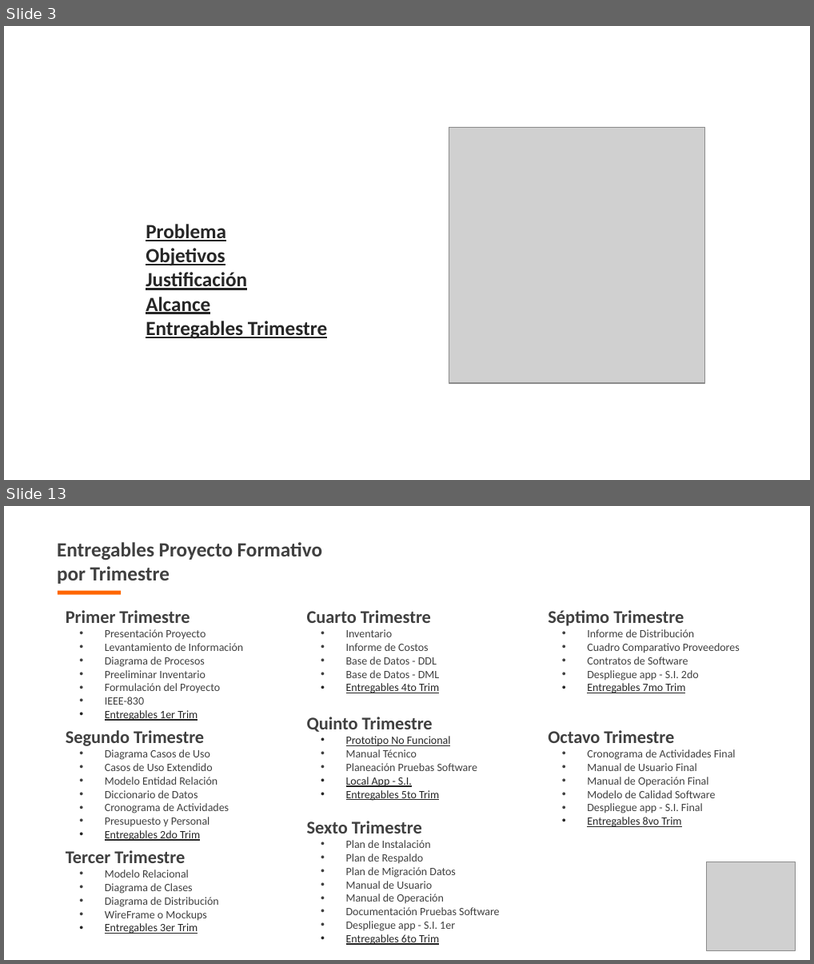
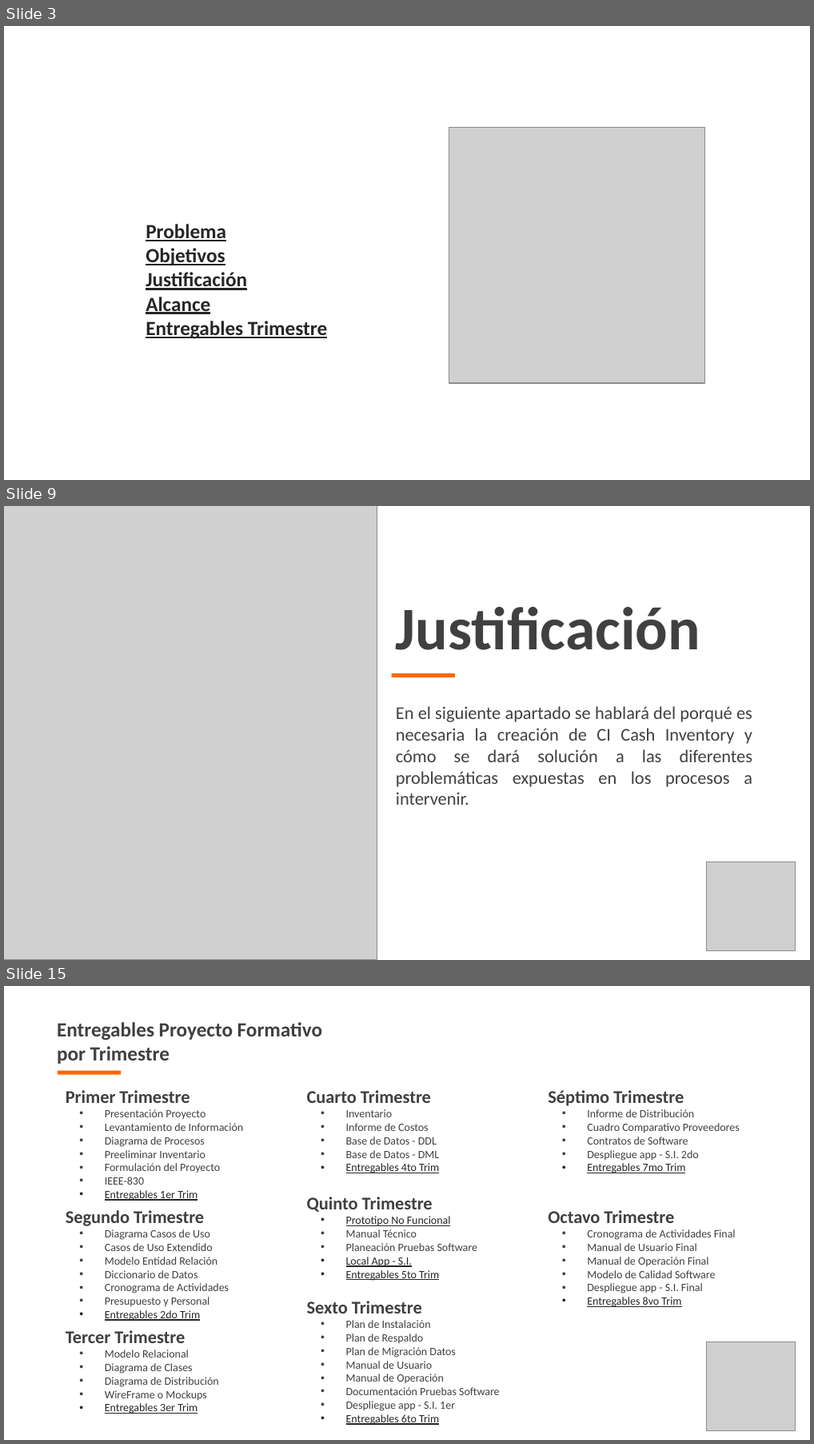
Before and after one commit to bsgaleano20/proyecto_tec_adsi, a slide deck: app/app_documentacion/1er_trim/1_1_1_presentacion_proyecto.pptx. Shown one above the other, each under a label of ours: slides 3 and 13 before the commit, slides 3, 9 and 15 after it; the slides between them are not shown. The pictures are 814x964 and 814x1444 pixels, drawn with LibreOffice and Linux fonts; fonts in the diff are those of the drawing; grey boxes stand for pictures; background and template pictures are left out. Boxes give left, top, right and bottom in pixels: in the first picture for what was removed or moved away, otherwise in the second. Text is boxed around its words. In the diff, an @@ line names an element or a change of style, - is before the commit and + after.

Commit message:
Correcciónes realizadas por el profesor en diapositvias y diagramas de proceso

```diff
--- a/app/app_documentacion/1er_trim/1_1_1_presentacion_proyecto.pptx
+++ b/app/app_documentacion/1er_trim/1_1_1_presentacion_proyecto.pptx
@@ slide 9 added at box(4, 506, 810, 960), background picture (left out) @@
@@ picture added at box(4, 506, 378, 959) @@
@@ text added at box(396, 607, 701, 650), 54 pt, text #404040, bold @@
+Justificación
@@ rectangle added at box(392, 673, 455, 677), fill #FF6600 @@
@@ text added at box(396, 706, 753, 804), 16 pt, text #404040 @@
+En el siguiente apartado se hablará del porqué es necesaria la creación de CI Cash Inventory y cómo se dará solución a las diferentes problemáticas expuestas en los procesos a intervenir.
@@ picture added at box(706, 862, 795, 950) @@
@@ what was slide 13 is now slide 15 @@
```
Also in this commit, not shown: 7 slides changed, 5 other slides added, 3 slides removed, 8 other files.
